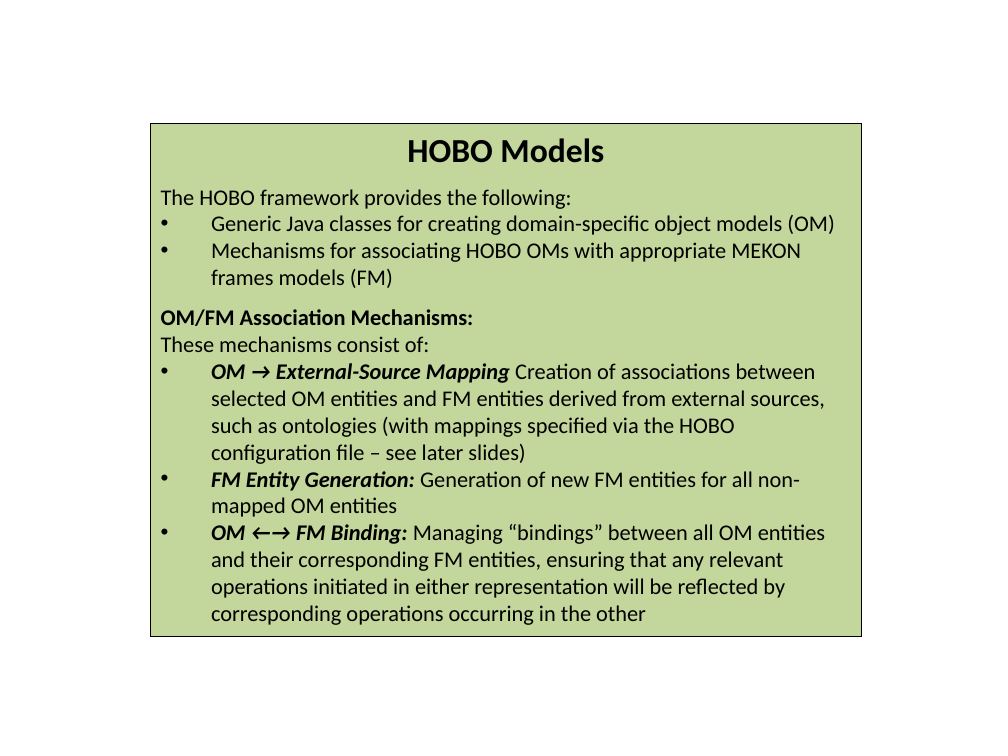
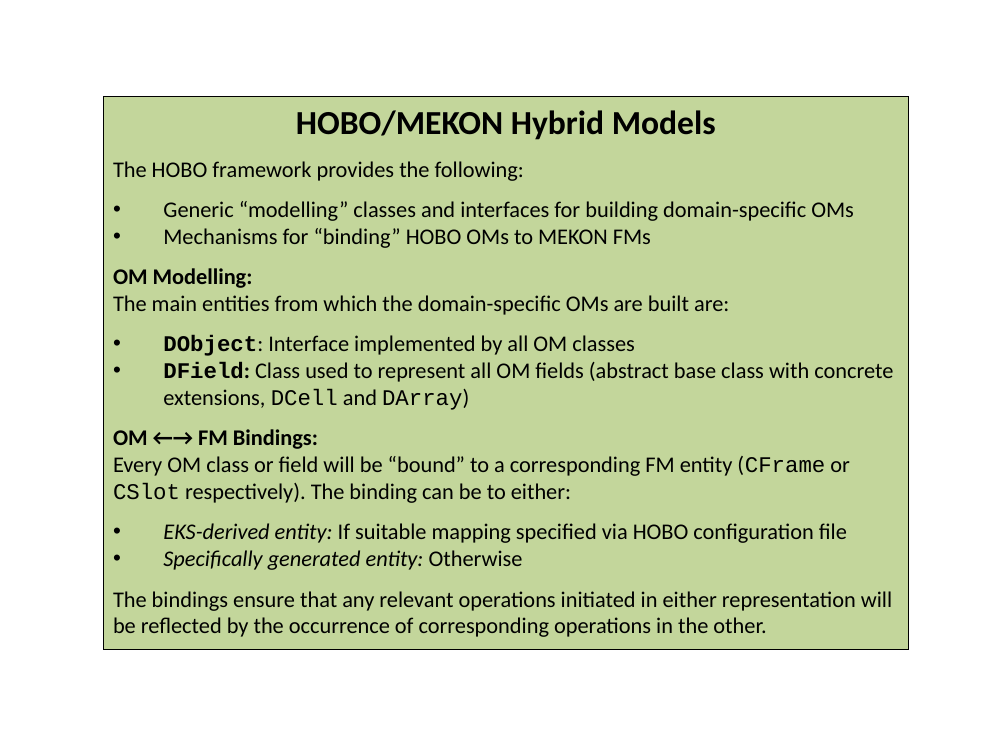
Before and after one commit to colin-puleston/mekon-hobo, a slide deck: slide 22 of docs/MEKON-HOBO Introductory Tutorial.pptx (slide 21 before the commit). Drawn at 1008x756 pixels with LibreOffice and Linux fonts; fonts in the diff are those of the drawing. Boxes give left, top, right and bottom in pixels: in the first picture for what was removed or moved away, otherwise in the second. Text is boxed around its words. In the diff, an @@ line names an element or a change of style, - is before the commit and + after.

```diff
--- a/docs/MEKON-HOBO Introductory Tutorial.pptx
+++ b/docs/MEKON-HOBO Introductory Tutorial.pptx
@@ rectangle "HOBO/MEKON Hybrid Models": place and size @@
-rectangle "HOBO/MEKON Hybrid Models" at (151, 124, 862, 636)
+rectangle "HOBO/MEKON Hybrid Models" at (103, 96, 908, 649)
@@ text in rectangle at (296, 110, 716, 140): text changed @@
-HOBO Models
+HOBO/MEKON Hybrid Models
@@ text in rectangle at (113, 201, 893, 637): text changed @@
-• Generic Java classes for creating domain-specific object models (OM)
-• Mechanisms for associating HOBO OMs with appropriate MEKON frames models (FM)
-OM/FM Association Mechanisms:
-These mechanisms consist of:
-• OM → External-Source Mapping Creation of associations between selected OM entities and FM entities derived from external sources, such as ontologies (with mappings specified via the HOBO configuration file – see later slides)
-• FM Entity Generation: Generation of new FM entities for all non-mapped OM entities
-• OM ←→ FM Binding: Managing “bindings” between all OM entities and their corresponding FM entities, ensuring that any relevant operations initiated in either representation will be reflected by corresponding operations occurring in the other
+• Generic “modelling” classes and interfaces for building domain-specific OMs
+• Mechanisms for “binding” HOBO OMs to MEKON FMs
+OM Modelling:
+The main entities from which the domain-specific OMs are built are:
+• DObject: Interface implemented by all OM classes
+• DField: Class used to represent all OM fields (abstract base class with concrete extensions, DCell and DArray)
+OM ←→ FM Bindings:
+Every OM class or field will be “bound” to a corresponding FM entity (CFrame or CSlot respectively). The binding can be to either:
+• EKS-derived entity: If suitable mapping specified via HOBO configuration file
+• Specifically generated entity: Otherwise
+The bindings ensure that any relevant operations initiated in either representation will be reflected by the occurrence of corresponding operations in the other.
```
Also in this commit, not shown: 15 other slides changed, 7 slides added.
